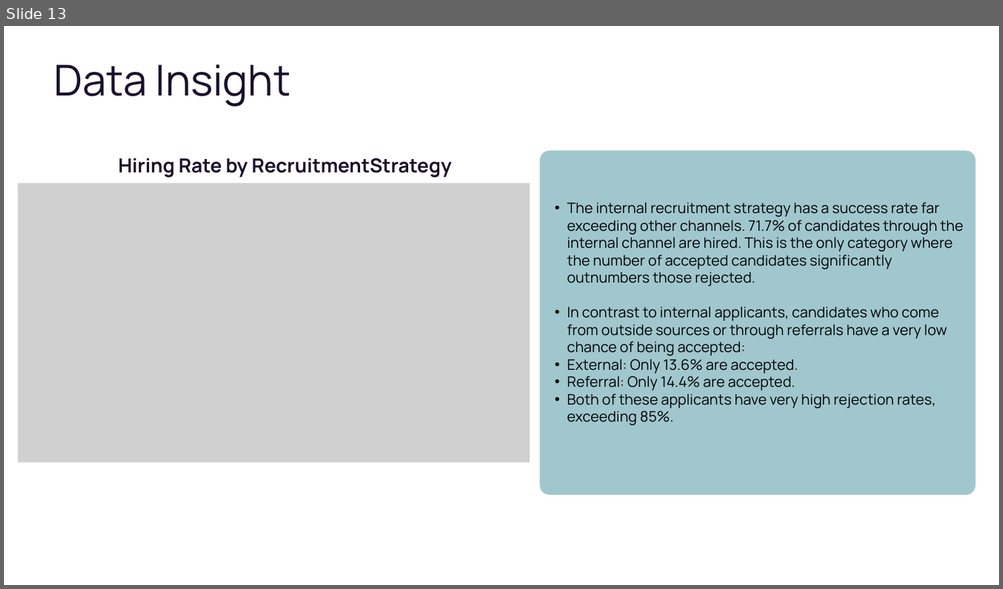
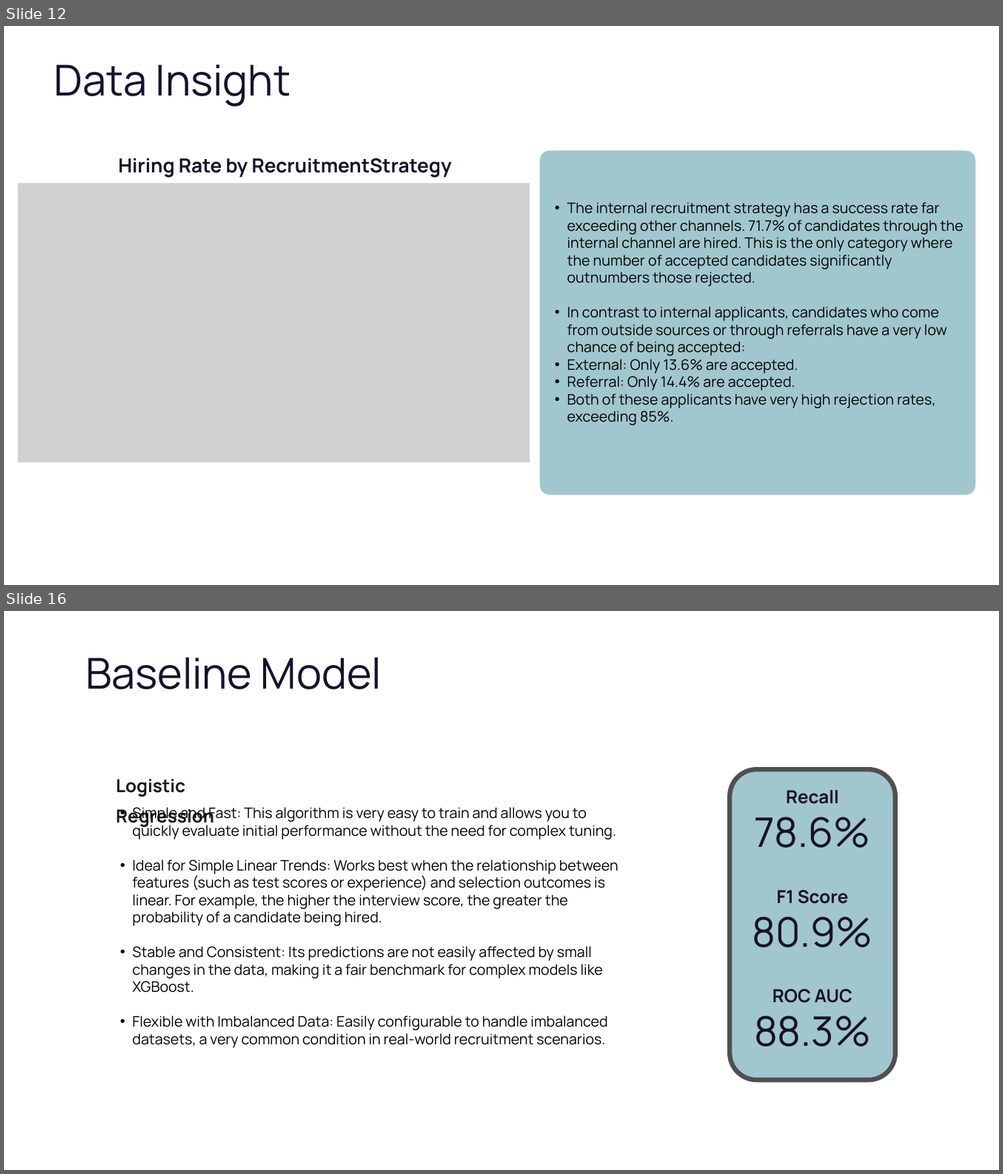
Before and after one commit to fadlinur/Final-Project, a slide deck: Stage 1/Exploratory Data Analysis.pptx. Shown one above the other, each under a label of ours: slide 13 before the commit, slides 12 and 16 after it; the slides between them are not shown. The pictures are 1003x589 and 1003x1174 pixels, drawn with LibreOffice and Linux fonts; fonts in the diff are those of the drawing; grey boxes stand for pictures; background and template pictures are left out. Boxes give left, top, right and bottom in pixels: in the first picture for what was removed or moved away, otherwise in the second. Text is boxed around its words. In the diff, an @@ line names an element or a change of style, - is before the commit and + after.

```diff
--- a/Stage 1/Exploratory Data Analysis.pptx
+++ b/Stage 1/Exploratory Data Analysis.pptx
@@ slide 16 added at (4,611,999,1170), background picture (left out) @@
@@ text added at (85,657,381,689), 61.6 pt, text #18102B @@
+Baseline Model
@@ text added at (116,779,214,827), 26 pt, text #1A1A1A, bold @@
+Logistic Regression
@@ freeform shape added at (729,769,895,1080), fill #A1C7CE, outline #505050 6.75 pt @@
@@ text added at (132,807,618,1048), 21 pt, text #000000 @@
+  • Simple and Fast: This algorithm is very easy to train and allows you to quickly evaluate initial performance without the need for complex tuning.
+  • Ideal for Simple Linear Trends: Works best when the relationship between features (such as test scores or experience) and selection outcomes is linear. For example, the higher the interview score, the greater the probability of a candidate being hired.
+  • Stable and Consistent: Its predictions are not easily affected by small changes in the data, making it a fair benchmark for complex models like XGBoost.
+  • Flexible with Imbalanced Data: Easily configurable to handle imbalanced datasets, a very common condition in real-world recruitment scenarios.
@@ text added at (785,790,839,804), 26 pt, text #18102B, bold @@
+Recall
@@ text added at (754,817,870,848), 59 pt, text #18102B @@
+78.6%
@@ text added at (777,890,848,904), 26 pt, text #18102B, bold @@
+F1 Score
@@ text added at (751,917,872,948), 59 pt, text #18102B @@
+80.9%
@@ text added at (772,989,852,1003), 26 pt, text #18102B, bold @@
+ROC AUC
@@ text added at (754,1016,871,1047), 59 pt, text #18102B @@
+88.3%
@@ what was slide 13 is now slide 12 @@
```
Also in this commit, not shown: 7 slides changed, 8 other slides added, 5 slides removed.
